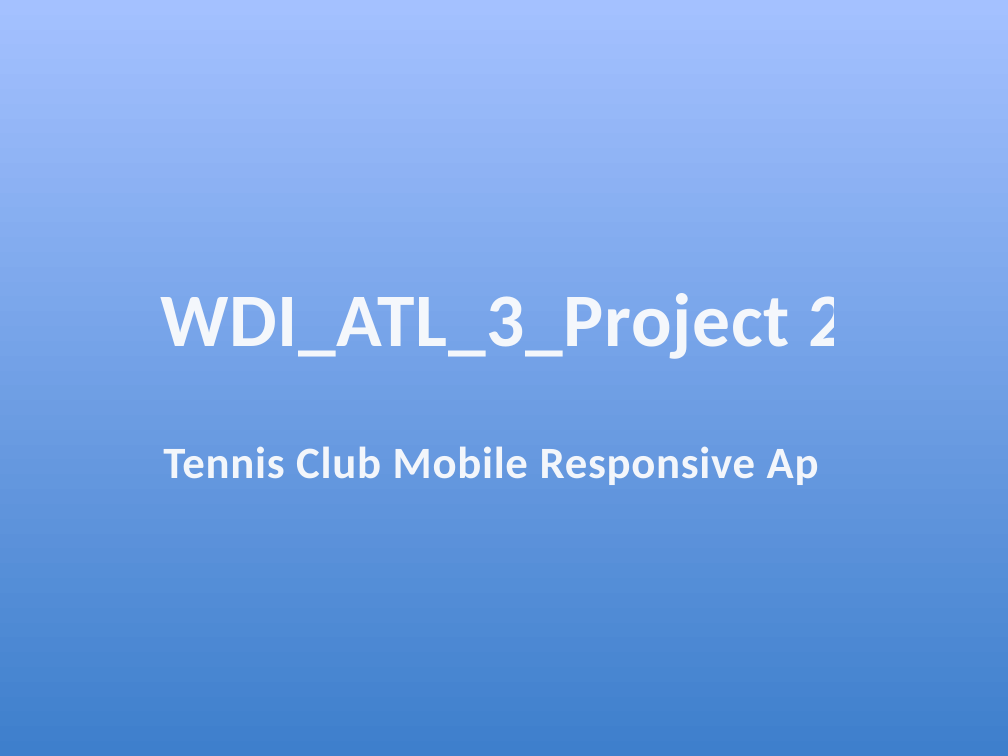
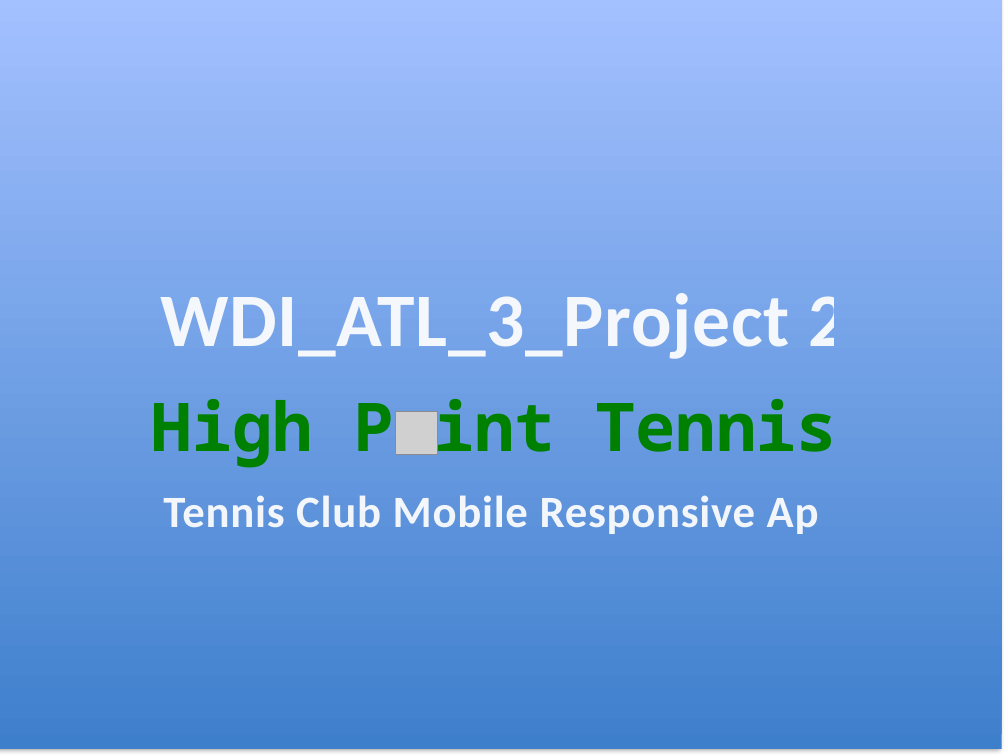
Before and after one commit to hobbske/tennis_app, a slide deck: slide 1 of powerpt_mockup.pptx. Drawn at 1008x756 pixels with LibreOffice and Linux fonts; fonts in the diff are those of the drawing; grey boxes stand for pictures. Boxes give left, top, right and bottom in pixels: in the first picture for what was removed or moved away, otherwise in the second. Text is boxed around its words. In the diff, an @@ line names an element or a change of style, - is before the commit and + after.

```diff
--- a/powerpt_mockup.pptx
+++ b/powerpt_mockup.pptx
@@ rectangle: place and size @@
-rectangle at (0,0,1008,756)
+rectangle at (0,0,1002,749)
@@ text added at (152,399,837,468), 48 pt, text #008000, bold @@
+High P int Tennis
@@ picture added at (395,412,437,456) @@
@@ subtitle "Tennis Club Mobile Responsive App": place and size @@
-subtitle "Tennis Club Mobile Responsive App" at (163,446,844,485)
+subtitle "Tennis Club Mobile Responsive App" at (163,495,844,534)
```
Also in this commit, not shown: 30 other files.
